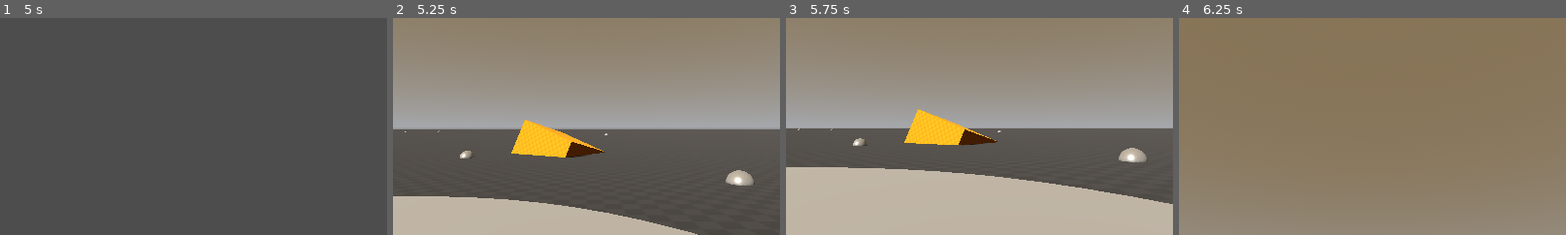
Above: before the commit, frames 1-4 (left to right).
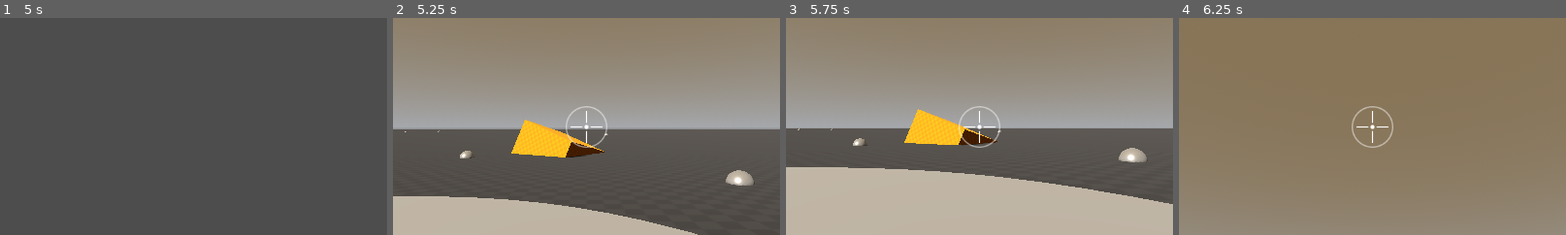
Above: after the commit, the same moments.

Repository: Triysle/drones
Game: Godot game, scene res://scenes/Main.tscn
Same seed, same stepped clock (60 frames per second), same inputs: the game is played once before the commit and once after it.
Inputs (mouse positions are % of the whole screen's width and height, from its top left):
- Up to frame 1 (5 s): click "Aerial" at 0.5 s; tap Enter at 1.25, 2.75 s; move the mouse to (55, 50) at 1.27 s; hold W (move_forward) from 1.28 s (still down); tap F (interact) at 1.35, 2.3, 3.05, 3.6, 4.55 s; tap Space at 2, 4.25 s; move the mouse to (45, 50) at 2.02 s; tap Shift (ascend) at 2.1 s; move the mouse to (52, 48) at 2.77 s; tap O (dock) at 2.85 s; move the mouse to (49, 52) at 3.52 s; move the mouse to (57, 51) at 4.27 s; hold R (recall_drone) from 4.28 s (still down)
- Up to frame 2 (5.25 s): release W (move_forward) at 5 s; release R (recall_drone) at 5 s; click "Ground" at 5 s
- Up to frame 3 (5.75 s): no input
- Up to frame 4 (6.25 s): tap Enter at 5.75 s; move the mouse to (42, 49) at 5.77 s; hold W (move_forward) from 5.78 s (still down); tap Tab (toggle_management_mode) at 5.85 s; tap F (interact) at 6.05 s
The pictures show only the part of the screen within x 25-75%, y 25-75%; the shares and areas given below are measured in that part.

Frame 1 is identical in both runs. In frame 2, 0.3% of the frame differs, in the area x 44-56%, y 40-60%; in frame 3, 0.3%; in frame 4, 0.3%.

Commit message:
0.0.8
resource collision detection bugs

Diff:
--- /dev/null
+++ b/assets/crosshair-texture.svg
@@ -0,0 +1,15 @@
+<svg xmlns="http://www.w3.org/2000/svg" viewBox="0 0 64 64">
+  <!-- Outer circle -->
+  <circle cx="32" cy="32" r="30" fill="none" stroke="white" stroke-width="2" opacity="0.5"/>
+
+  <!-- Inner circle -->
+  <circle cx="32" cy="32" r="3" fill="white"/>
+
+  <!-- Horizontal line -->
+  <line x1="8" y1="32" x2="26" y2="32" stroke="white" stroke-width="2"/>
+  <line x1="38" y1="32" x2="56" y2="32" stroke="white" stroke-width="2"/>
+
+  <!-- Vertical line -->
+  <line x1="32" y1="8" x2="32" y2="26" stroke="white" stroke-width="2"/>
+  <line x1="32" y1="38" x2="32" y2="56" stroke="white" stroke-width="2"/>
+</svg>
--- a/scenes/GroundDrone.tscn
+++ b/scenes/GroundDrone.tscn
@@ -1,6 +1,7 @@
-[gd_scene load_steps=4 format=3 uid="uid://hm58txnl0i6t"]
+[gd_scene load_steps=5 format=3 uid="uid://hm58txnl0i6t"]
 
 [ext_resource type="Script" uid="uid://dwa8xcq5kittb" path="res://scripts/GroundDrone.gd" id="1_86fod"]
+[ext_resource type="Texture2D" uid="uid://cxa75dbsddirm" path="res://assets/crosshair-texture.svg" id="2_blo87"]
 
 [sub_resource type="BoxMesh" id="BoxMesh_vw06u"]
 size = Vector3(2, 0.5, 3)
@@ -21,7 +22,8 @@
 transform = Transform3D(1, 0, 0, 0, 1, 0, 0, 0, 1, 0, 0.580738, -1.36761)
 
 [node name="InteractionRay" type="RayCast3D" parent="Camera3D"]
-target_position = Vector3(0, -0.5, -5)
+target_position = Vector3(0, 0, -5)
+collision_mask = 4
 debug_shape_custom_color = Color(1, 0, 0, 1)
 debug_shape_thickness = 5
 
@@ -33,3 +35,17 @@
 offset_top = 20.0
 offset_right = 320.0
 offset_bottom = 47.0
+
+[node name="TextureRect" type="TextureRect" parent="CanvasLayer"]
+anchors_preset = 8
+anchor_left = 0.5
+anchor_top = 0.5
+anchor_right = 0.5
+anchor_bottom = 0.5
+offset_left = -20.0
+offset_top = -20.0
+offset_right = 20.0
+offset_bottom = 20.0
+grow_horizontal = 2
+grow_vertical = 2
+texture = ExtResource("2_blo87")
--- a/scripts/GroundDrone.gd
+++ b/scripts/GroundDrone.gd
@@ -2,12 +2,12 @@
 
 # Ground Drone Properties
 @export var max_speed: float = 7.0
-@export var acceleration: float = 4.0  # Good middle ground for responsiveness
-@export var deceleration: float = 7.0  # Higher than original but not too high
+@export var acceleration: float = 4.0
+@export var deceleration: float = 7.0
 @export var rotation_speed: float = 1.5
 @export var gravity: float = 20.0
 @export var mouse_sensitivity: float = 0.002
-@export var traction: float = 0.6  # Reduced for some drift (0-1, higher = more grip)
+@export var traction: float = 0.6
 
 # Resource Collection
 @export var max_cargo_capacity: int = 5
@@ -22,6 +22,7 @@
 @onready var camera = $Camera3D
 @onready var cargo_indicator = $CanvasLayer/CargoIndicator
 @onready var interaction_ray = $Camera3D/InteractionRay
+@onready var crosshair = $CanvasLayer/Crosshair
 
 # Navigation
 var target_waypoint = null
@@ -34,18 +35,24 @@
 	# Start directly in driving mode
 	current_state = DroneState.DRIVING
 
-	# Make sure the interaction ray is enabled and long enough
+	# Make sure the interaction ray is enabled and set to the right collision mask
 	interaction_ray.enabled = true
-	interaction_ray.target_position = Vector3(0, 0, -5)  # Make the ray longer (5 instead of 3)
+	interaction_ray.collision_mask = 3  # Layer 1 (ground) and Layer 2 (resources)
+
+	# Initialize crosshair
+	if !crosshair:
+		print("ERROR: Crosshair not found. Add Crosshair to CanvasLayer.")
 
 	# Capture mouse
 	Input.set_mouse_mode(Input.MOUSE_MODE_CAPTURED)
 	print("Ground drone deployed - mouse captured for camera control")
-	print("Interaction ray enabled: " + str(interaction_ray.enabled) + ", target position: " + str(interaction_ray.target_position))
+	print("Interaction ray enabled: " + str(interaction_ray.enabled) +
+		", collision mask: " + str(interaction_ray.collision_mask) +
+		", target position: " + str(interaction_ray.target_position))
 
 func _physics_process(delta):
-	# Make sure the interaction ray is correctly positioned
-	interaction_ray.target_position = Vector3(0, -0.5, -5)  # Aim slightly downward to hit resources
+	# Update raycast based on camera direction
+	update_interaction_ray()
 
 	match current_state:
 		DroneState.IDLE:
@@ -64,6 +71,9 @@
 			velocity.y -= gravity * delta
 		move_and_slide()
 
+	# Update crosshair based on what the ray is hitting
+	update_crosshair()
+
 func _input(event):
 	# Mouse look when driving
 	if current_state == DroneState.DRIVING and event is InputEventMouseMotion:
@@ -76,6 +86,26 @@
 		current_tilt = clamp(current_tilt, -PI/3, PI/3) # Limit to 45 degrees up/down
 		camera.rotation.x = current_tilt
 
+func update_interaction_ray():
+	# Ray always points forward from camera
+	interaction_ray.target_position = Vector3(0, 0, -5)  # 5 units forward
+
+func update_crosshair():
+	if !crosshair:
+		return
+
+	if interaction_ray.is_colliding():
+		var collider = interaction_ray.get_collider()
+		if collider.is_in_group("resource") and current_cargo < max_cargo_capacity:
+			# Change crosshair to green when pointing at a collectable resource
+			crosshair.modulate = Color(0, 1, 0)  # Green
+		else:
+			# Change crosshair to yellow when pointing at a non-resource
+			crosshair.modulate = Color(1, 1, 0)  # Yellow
+	else:
+		# Default crosshair color when not pointing at anything
+		crosshair.modulate = Color(1, 1, 1)  # White
+
 func process_idle(_delta):
 	# Just a placeholder state - we start in DRIVING now
 	pass
@@ -152,7 +182,8 @@
 
 	if interaction_ray.is_colliding():
 		var collider = interaction_ray.get_collider()
-		print("Ray hit: " + str(collider.name) + " of type " + str(collider.get_class()))
+		print("Ray hit: " + str(collider.name) + " of type " + str(collider.get_class()) +
+			", collision layer: " + str(collider.collision_layer))
 
 		if collider.is_in_group("resource") and current_cargo < max_cargo_capacity:
 			print("Resource detected: ", collider.resource_type)
--- a/scripts/Resource.gd
+++ b/scripts/Resource.gd
@@ -15,11 +15,11 @@
 	# Add to resource group for easy detection
 	add_to_group("resource")
 
+	# Set collision layer to 2 (layer 2 will be for resources)
+	collision_layer = 2
+
 	# Initialize visual components
 	scan_highlight.visible = false
-
-	# Debugging
-	print("Resource initialized: " + resource_type + " (amount: " + str(resource_amount) + ")")
 
 	# Set different appearance based on resource type
 	match resource_type:
@@ -35,6 +35,8 @@
 		"RareMetal":
 			# Shiny gold color
 			$Mesh.material_override = get_material_for_type("RareMetal")
+
+	print("Resource initialized: " + resource_type + " (amount: " + str(resource_amount) + ", collision layer: " + str(collision_layer) + ")")
 
 # When detected by aerial drone scanner
 func highlight_as_scanned():
Not shown, added: assets/crosshair-texture.svg.import
